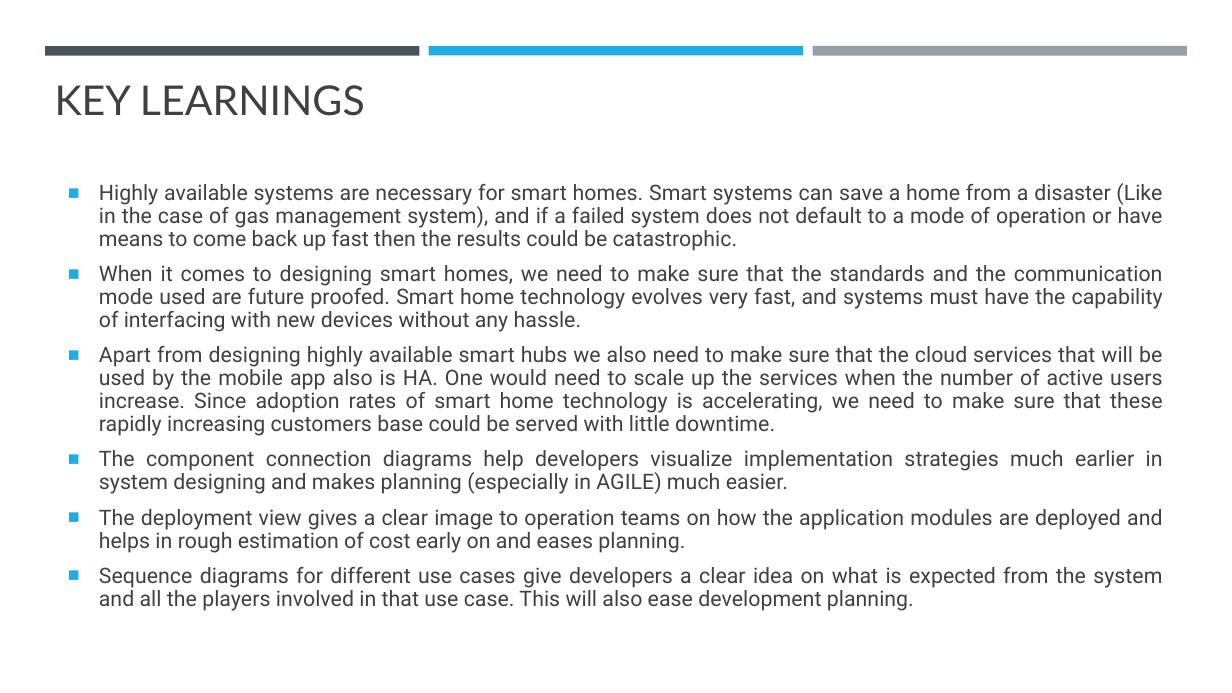
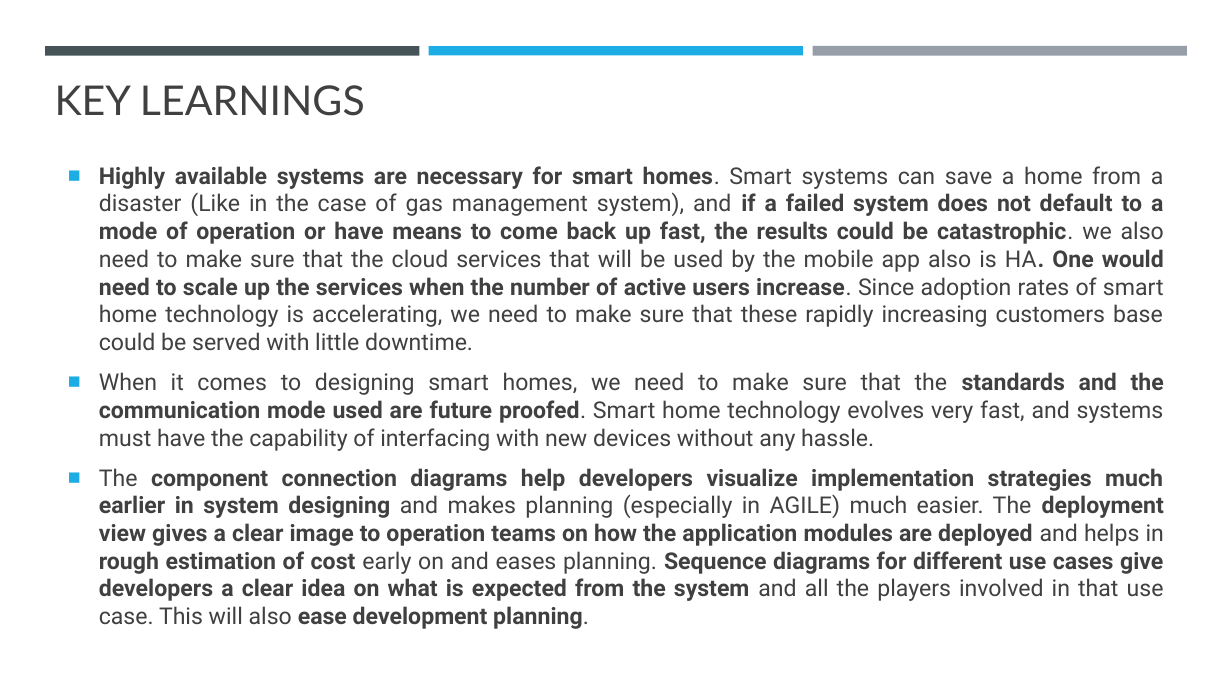
Before and after one commit to Akhilsudh/BITS-Assignment, a slide deck: slide 10 of Semester 2/Software Architecture/Assignment 2/SA-Assignment-2021MT12054.pptx. Drawn at 1232x693 pixels with LibreOffice and Linux fonts; fonts in the diff are those of the drawing. Boxes give left, top, right and bottom in pixels: in the first picture for what was removed or moved away, otherwise in the second. Text is boxed around its words. In the diff, an @@ line names an element or a change of style, - is before the commit and + after.

```diff
--- a/Semester 2/Software Architecture/Assignment 2/SA-Assignment-2021MT12054.pptx
+++ b/Semester 2/Software Architecture/Assignment 2/SA-Assignment-2021MT12054.pptx
@@ text at box(99, 166, 1164, 350): text changed; size 16.7 to 18 pt @@
-■ Highly available systems are necessary for smart homes. Smart systems can save a home from a disaster (Like in the case of gas management system), and if a failed system does not default to a mode of operation or have means to come back up fast then the results could be catastrophic.
+■ Highly available systems are necessary for smart homes. Smart systems can save a home from a disaster (Like in the case of gas management system), and if a failed system does not default to a mode of operation or have means to come back up fast, the results could be catastrophic. we also need to make sure that the cloud services that will be used by the mobile app also is HA. One would need to scale up the services when the number of active users increase. Since adoption rates of smart home technology is accelerating, we need to make sure that these rapidly increasing customers base could be served with little downtime.
@@ text at box(99, 372, 1164, 451): size 16.7 to 18 pt in "When it comes to designing smart homes, ..."; bold on in "standards and the communication mode used are ..."; line spacing 0.9 to 1 @@
@@ text at box(99, 468, 1164, 629): text changed; size 16.7 to 18 pt; bold on @@
-■ Apart from designing highly available smart hubs we also need to make sure that the cloud services that will be used by the mobile app also is HA. One would need to scale up the services when the number of active users increase. Since adoption rates of smart home technology is accelerating, we need to make sure that these rapidly increasing customers base could be served with little downtime.
-■ The component connection diagrams help developers visualize implementation strategies much earlier in system designing and makes planning (especially in AGILE) much easier.
-■ The deployment view gives a clear image to operation teams on how the application modules are deployed and helps in rough estimation of cost early on and eases planning.
-■ Sequence diagrams for different use cases give developers a clear idea on what is expected from the system and all the players involved in that use case. This will also ease development planning.
+■ The component connection diagrams help developers visualize implementation strategies much earlier in system designing and makes planning (especially in AGILE) much easier. The deployment view gives a clear image to operation teams on how the application modules are deployed and helps in rough estimation of cost early on and eases planning. Sequence diagrams for different use cases give developers a clear idea on what is expected from the system and all the players involved in that use case. This will also ease development planning.
```
Also in this commit, not shown: 1 other file.
